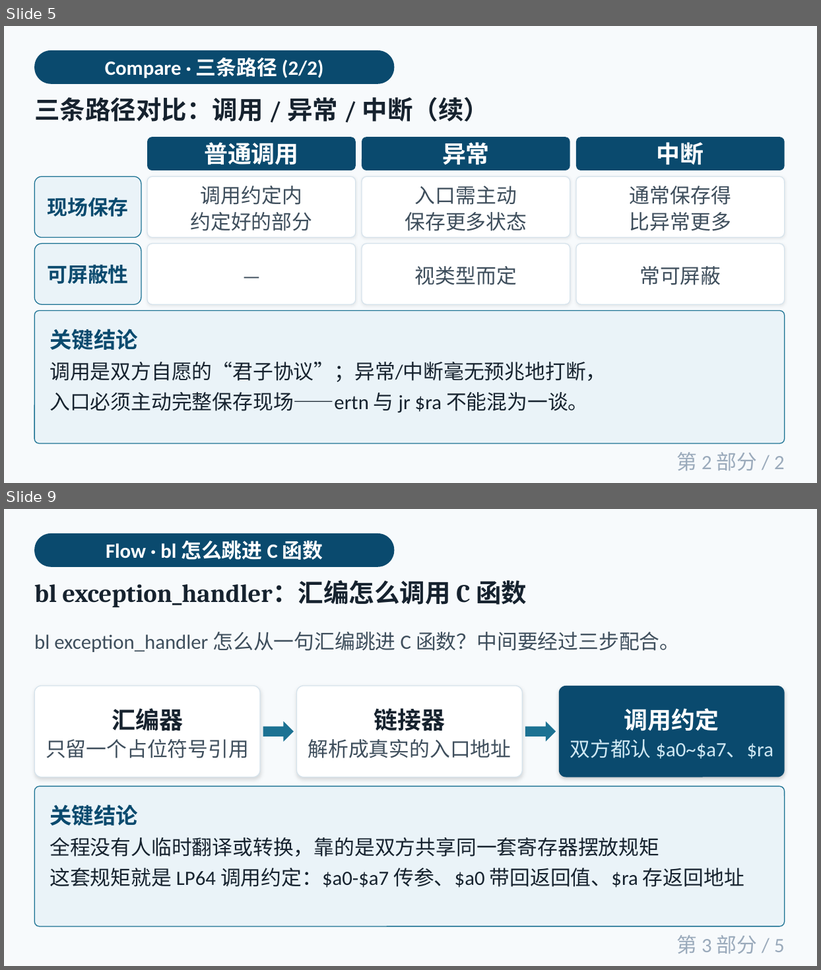
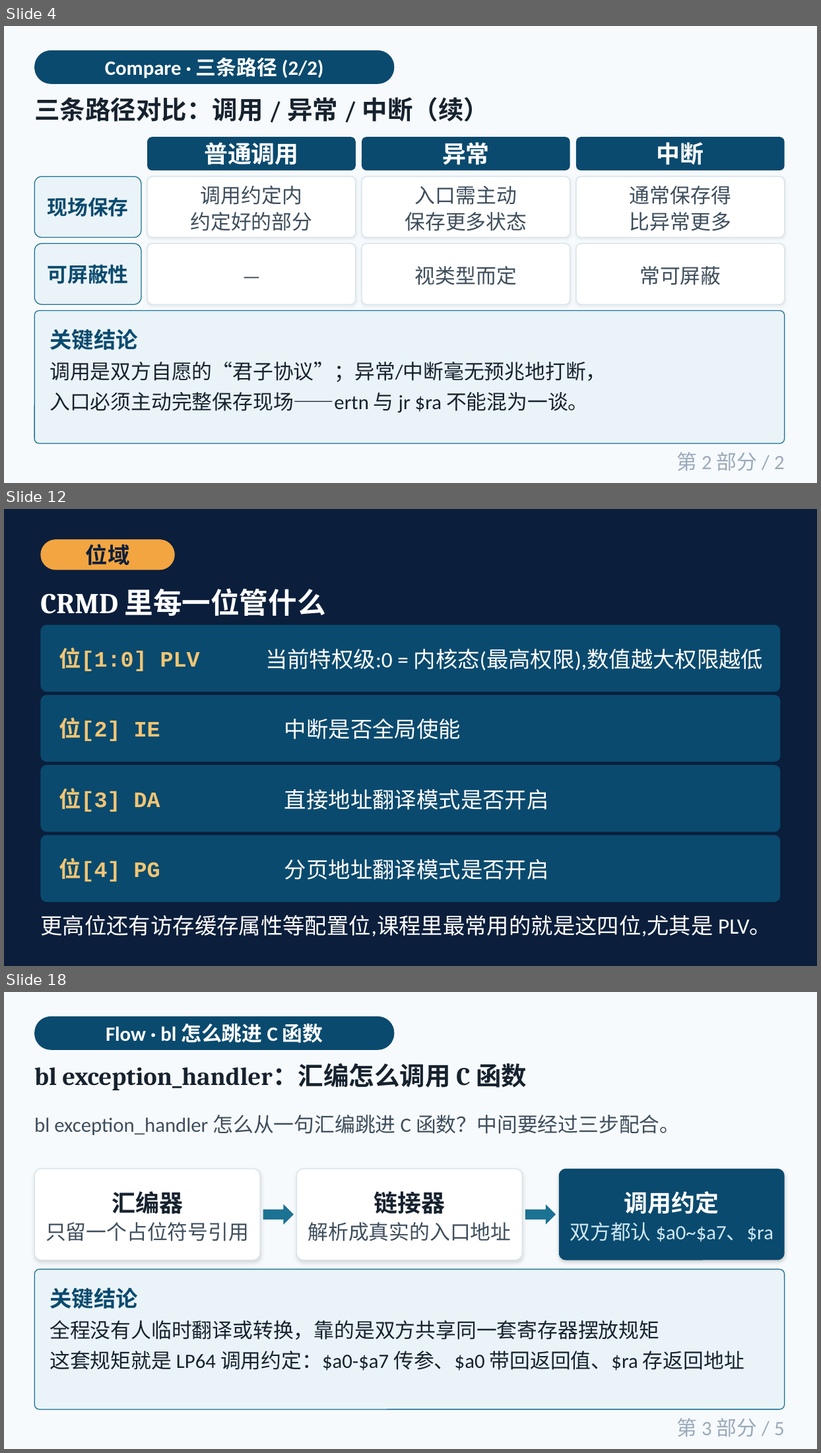
Before and after one commit to cxi218447-byte/miniOS, a slide deck: docs/09/week09_异常与中断_第1-2部分.pptx. Shown one above the other, each under a label of ours: slides 5 and 9 before the commit, slides 4, 12 and 18 after it; the slides between them are not shown. The pictures are 821x970 and 821x1453 pixels, drawn with LibreOffice and Linux fonts; fonts in the diff are those of the drawing. Boxes give left, top, right and bottom in pixels: in the first picture for what was removed or moved away, otherwise in the second. Text is boxed around its words. In the diff, an @@ line names an element or a change of style, - is before the commit and + after.

```diff
--- a/docs/09/week09_异常与中断_第1-2部分.pptx
+++ b/docs/09/week09_异常与中断_第1-2部分.pptx
@@ slide 12 added at <box>4,509,817,966</box>, background #0B1E3B @@
@@ rounded rectangle added at <box>40,539,175,570</box>, fill #F2A541 @@
@@ text added at <box>86,544,130,565</box>, 26 pt, text #0B1E3B, bold @@
+位域
@@ text added at <box>40,588,326,616</box>, 34 pt, text #FFFFFF, bold @@
+CRMD 里每一位管什么
@@ rounded rectangle added at <box>40,625,781,692</box>, fill #0A4A6E @@
@@ text added at <box>59,648,200,671</box>, 26 pt, text #F2C574, bold @@
+位[1:0] PLV
@@ text added at <box>265,649,764,671</box>, 26 pt, text #FFFFFF @@
+当前特权级:0 = 内核态(最高权限),数值越大权限越低
@@ rounded rectangle added at <box>40,695,781,762</box>, fill #0A4A6E @@
@@ text added at <box>59,718,160,741</box>, 26 pt, text #F2C574, bold @@
+位[2] IE
@@ text added at <box>284,718,461,739</box>, 26 pt, text #FFFFFF @@
+中断是否全局使能
@@ rounded rectangle added at <box>40,765,781,832</box>, fill #0A4A6E @@
@@ text added at <box>59,788,160,812</box>, 26 pt, text #F2C574, bold @@
+位[3] DA
@@ text added at <box>284,789,549,810</box>, 26 pt, text #FFFFFF @@
+直接地址翻译模式是否开启
@@ rounded rectangle added at <box>40,835,781,902</box>, fill #0A4A6E @@
@@ text added at <box>59,858,160,882</box>, 26 pt, text #F2C574, bold @@
+位[4] PG
@@ text added at <box>284,859,549,880</box>, 26 pt, text #FFFFFF @@
+分页地址翻译模式是否开启
@@ text added at <box>40,916,772,937</box>, 26 pt, text #FFFFFF @@
+更高位还有访存缓存属性等配置位,课程里最常用的就是这四位,尤其是 PLV。
@@ what was slide 5 is now slide 4 @@
@@ what was slide 9 is now slide 18 @@
```
Also in this commit, not shown: 4 slides changed, 40 other slides added, 8 slides removed, 6 other files.
